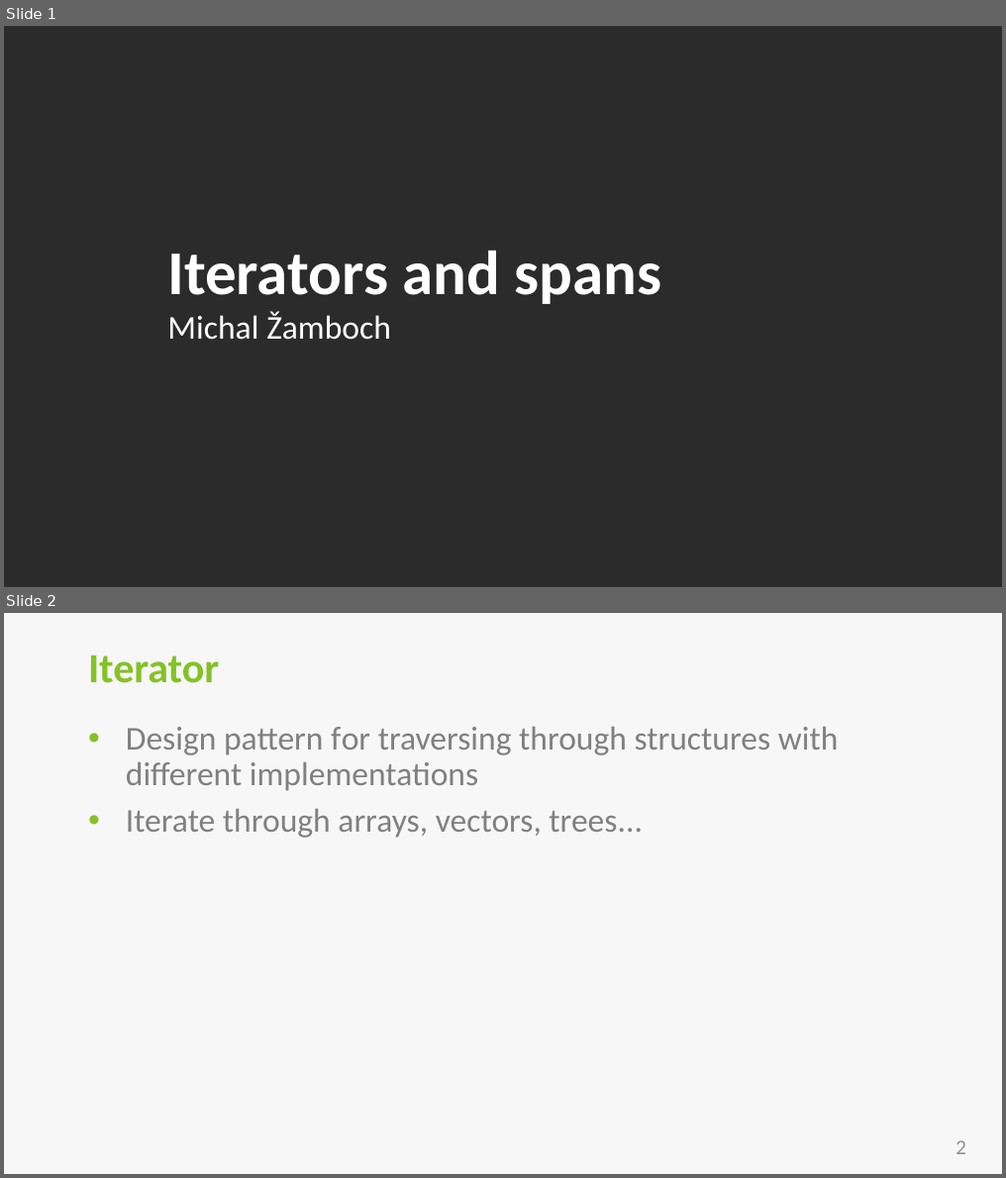
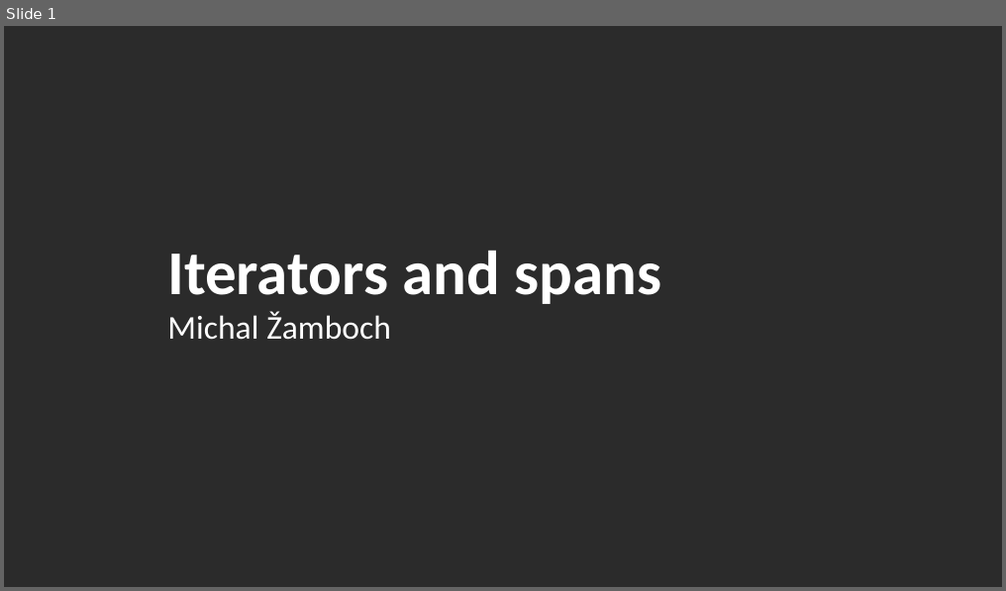
Before and after one commit to michalzamboch/span, a slide deck: doc/2017 Edhouse prezentace.potx. Shown one above the other, each under a label of ours: slides 1 and 2 before the commit, slide 1 after it. The pictures are 1006x1178 and 1006x591 pixels, drawn with LibreOffice and Linux fonts; fonts in the diff are those of the drawing; background and template pictures are left out; a plain dark background stands for a picture behind light text. Boxes give left, top, right and bottom in pixels: in the first picture for what was removed or moved away, otherwise in the second. Text is boxed around its words. In the diff, an @@ line names an element or a change of style, - is before the commit and + after.

```diff
--- a/doc/2017 Edhouse prezentace.potx
+++ b/doc/2017 Edhouse prezentace.potx
@@ slide 2 removed at (4,613,1002,1174), background #F2F2F2 at 60% opacity @@
@@ title removed at (88,655,219,683) @@
-Iterator
@@ text removed at (126,727,839,838) @@
-• Design pattern for traversing through structures with different implementations
-• Iterate through arrays, vectors, trees...
@@ page number removed at (955,1141,966,1155) @@
-2
```
Also in this commit, not shown: 2 slides added, 1 other file.
